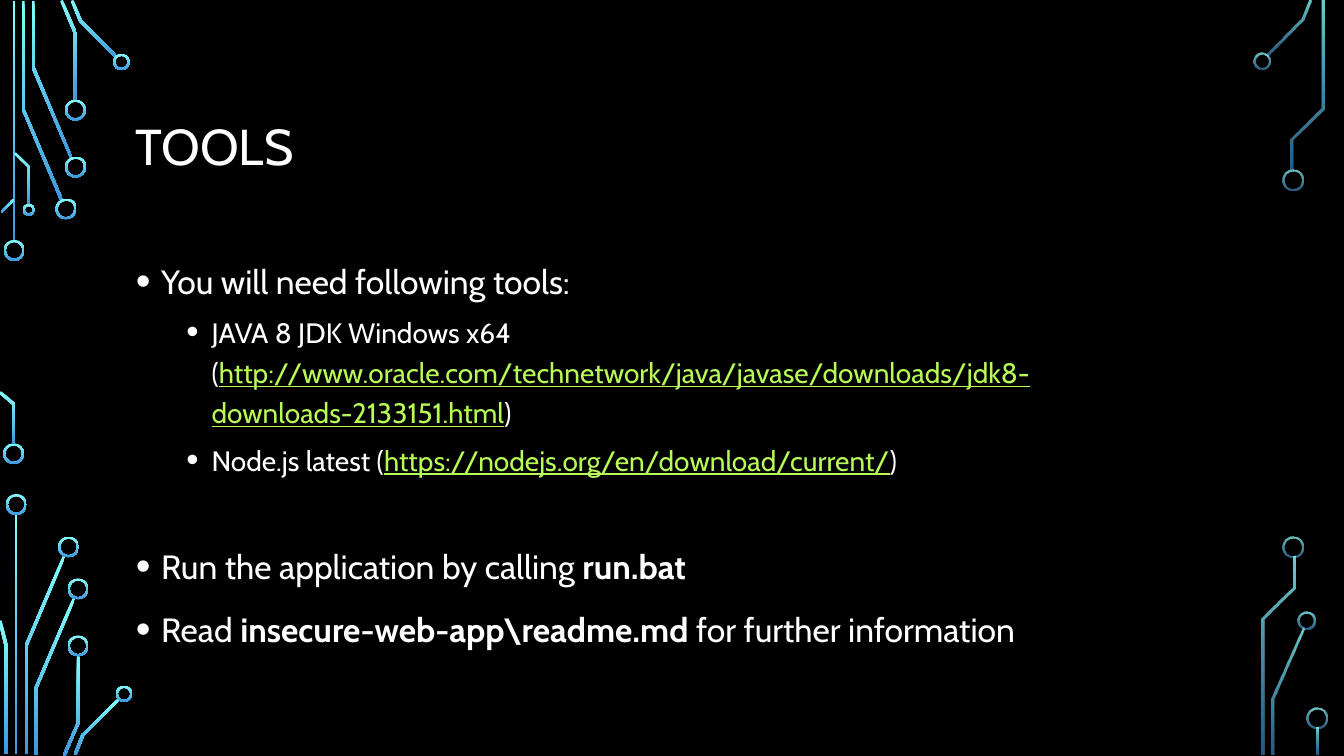
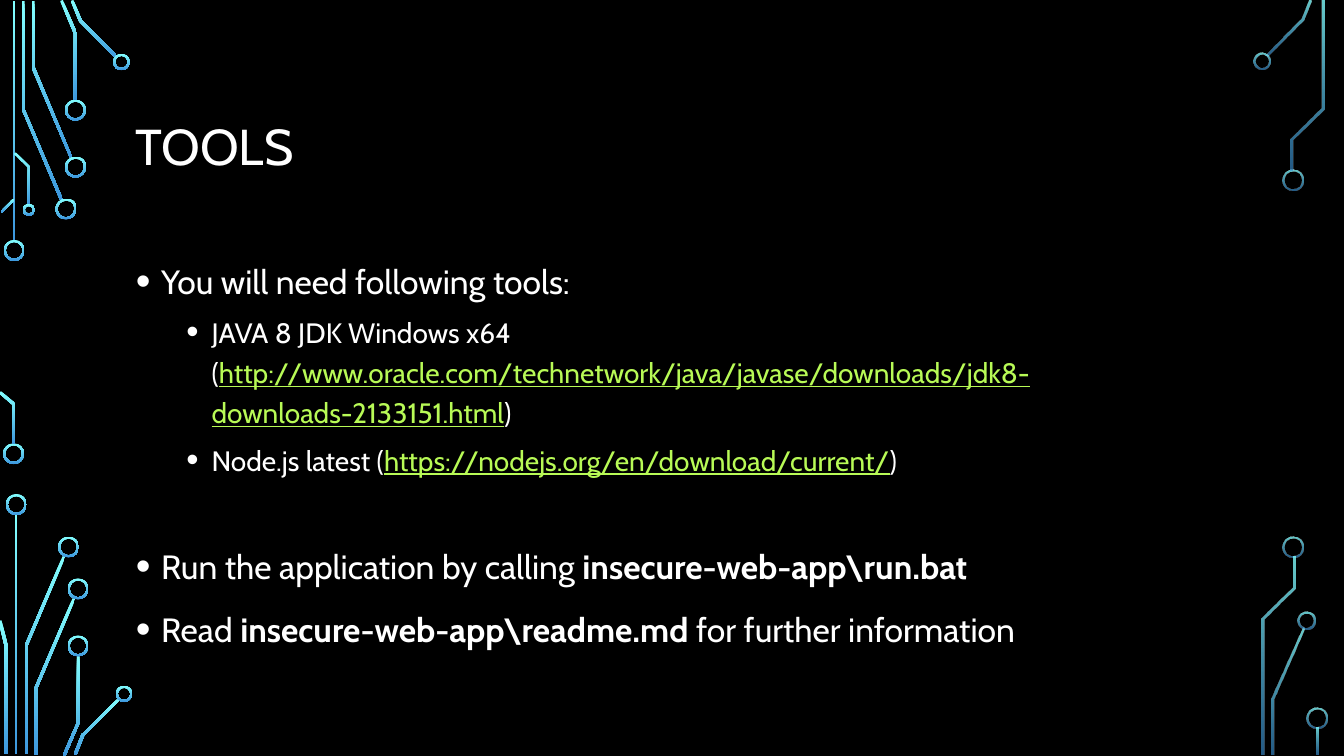
Before and after one commit to Zuehlke/security-onboarding, a slide deck: slide 4 of security/00-Introduction/Introduction.pptx. Drawn at 1344x756 pixels with LibreOffice and Linux fonts; fonts in the diff are those of the drawing; background and template pictures are left out. Boxes give left, top, right and bottom in pixels: in the first picture for what was removed or moved away, otherwise in the second. Text is boxed around its words. In the diff, an @@ line names an element or a change of style, - is before the commit and + after.

```diff
--- a/security/00-Introduction/Introduction.pptx
+++ b/security/00-Introduction/Introduction.pptx
@@ text at (161, 553, 967, 587): text changed @@
-• Run the application by calling run.bat
+• Run the application by calling insecure-web-app\run.bat
```
Also in this commit, not shown: 4 other slides changed, 1 slide added, 22 other files.
